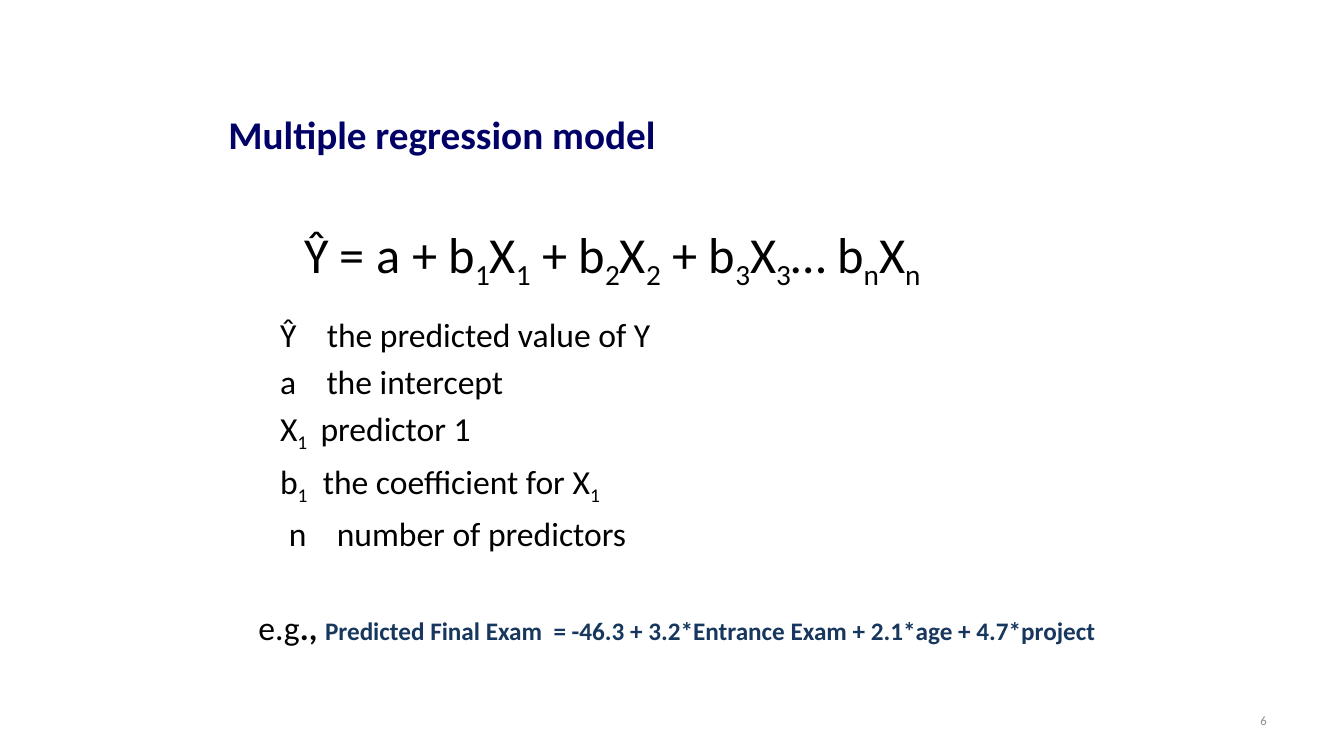
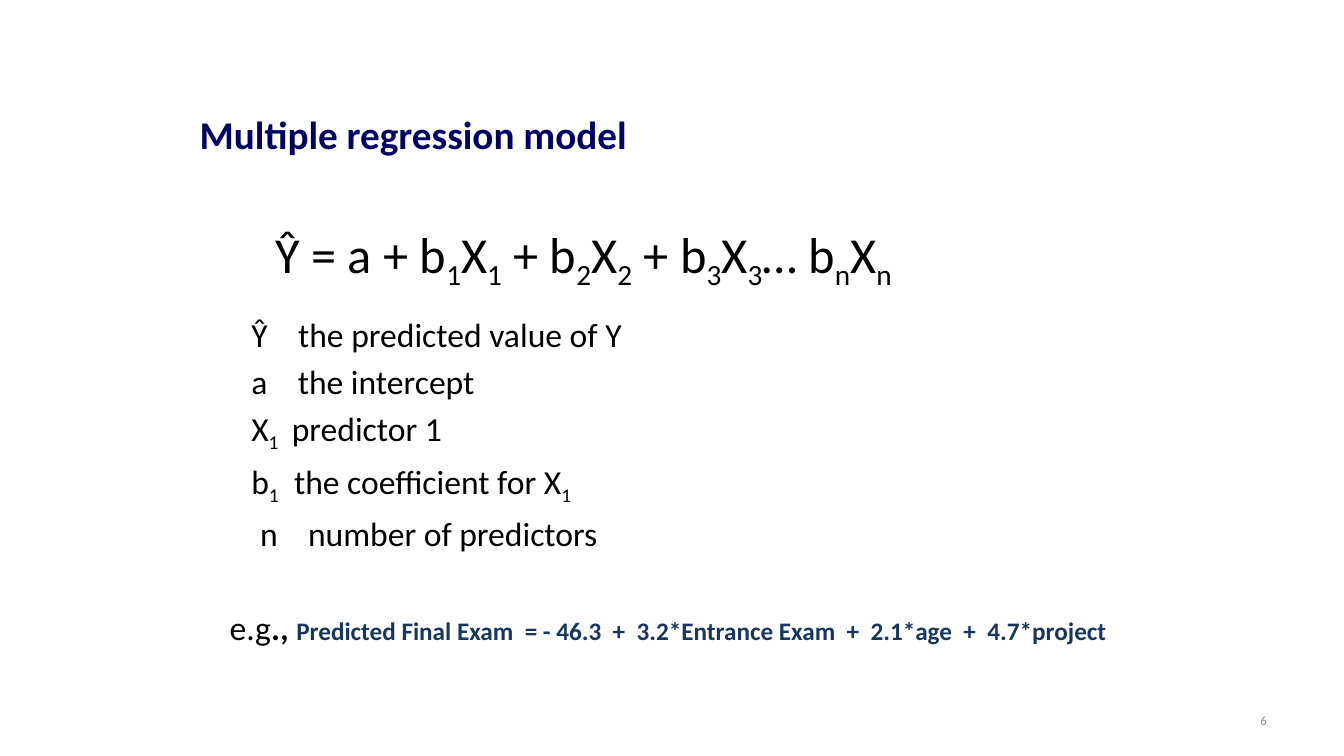
Before and after one commit to chrisjberry/datafluencyCB, a slide deck: slide 6 of docs/slides/PSYC753_Chris2.pptx. Drawn at 1344x756 pixels with LibreOffice and Linux fonts; fonts in the diff are those of the drawing. Boxes give left, top, right and bottom in pixels: in the first picture for what was removed or moved away, otherwise in the second. Text is boxed around its words. In the diff, an @@ line names an element or a change of style, - is before the commit and + after.

```diff
--- a/docs/slides/PSYC753_Chris2.pptx
+++ b/docs/slides/PSYC753_Chris2.pptx
@@ text "Multiple regression model": place and size @@
-text "Multiple regression model" at (228, 121, 1095, 646)
+text "Multiple regression model" at (200, 121, 1106, 646)
@@ text at (230, 622, 1106, 646): spaces changed @@
-e.g., Predicted Final Exam = -46.3 + 3.2*Entrance Exam + 2.1*age + 4.7*project
+e.g., Predicted Final Exam = - 46.3 + 3.2*Entrance Exam + 2.1*age + 4.7*project
```
Also in this commit, not shown: 10 other slides changed, 1 other file.
